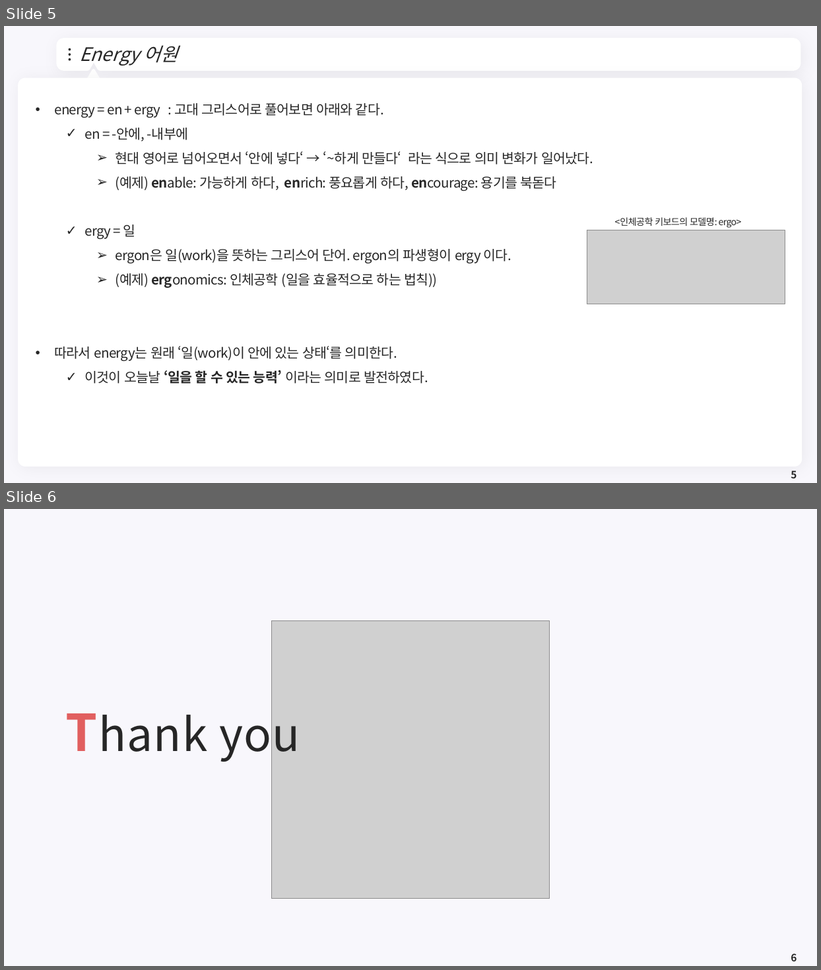
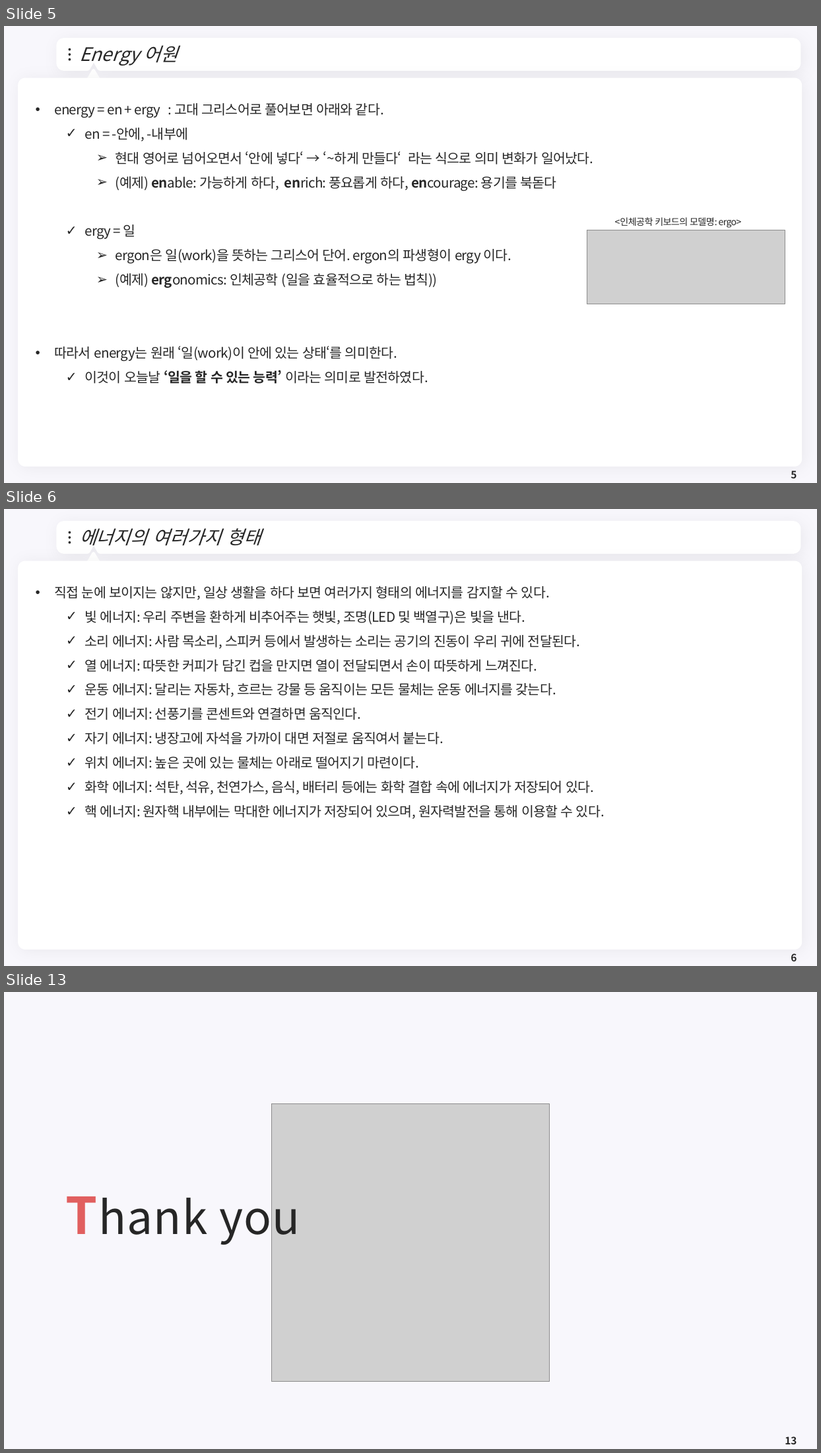
Before and after one commit to meandthey/Teaching, a slide deck: 에너지경제학/자원에너지경제학_Chapter_1.pptx. Shown one above the other, each under a label of ours: slides 5 and 6 before the commit, slides 5, 6 and 13 after it; the slides between them are not shown. The pictures are 821x970 and 821x1453 pixels, drawn with LibreOffice and Linux fonts; fonts in the diff are those of the drawing; grey boxes stand for pictures; background and template pictures are left out. Boxes give left, top, right and bottom in pixels: in the first picture for what was removed or moved away, otherwise in the second. Text is boxed around its words. In the diff, an @@ line names an element or a change of style, - is before the commit and + after.

```diff
--- a/에너지경제학/자원에너지경제학_Chapter_1.pptx
+++ b/에너지경제학/자원에너지경제학_Chapter_1.pptx
@@ slide 6 added at [4, 509, 817, 966], background #F8F7FC; not listed: 7 template elements that a slide beside it also shows @@
@@ title added at [79, 528, 261, 546], 22 pt, text #262626, italic @@
+에너지의 여러가지 형태
@@ text added at [54, 586, 605, 819], 16 pt, text #262626 @@
+• 직접 눈에 보이지는 않지만, 일상 생활을 하다 보면 여러가지 형태의 에너지를 감지할 수 있다.
+  ✓ 빛 에너지: 우리 주변을 환하게 비추어주는 햇빛, 조명(LED 및 백열구)은 빛을 낸다.
+  ✓ 소리 에너지: 사람 목소리, 스피커 등에서 발생하는 소리는 공기의 진동이 우리 귀에 전달된다.
+  ✓ 열 에너지: 따뜻한 커피가 담긴 컵을 만지면 열이 전달되면서 손이 따뜻하게 느껴진다.
+  ✓ 운동 에너지: 달리는 자동차, 흐르는 강물 등 움직이는 모든 물체는 운동 에너지를 갖는다.
+  ✓ 전기 에너지: 선풍기를 콘센트와 연결하면 움직인다.
+  ✓ 자기 에너지: 냉장고에 자석을 가까이 대면 저절로 움직여서 붙는다.
+  ✓ 위치 에너지: 높은 곳에 있는 물체는 아래로 떨어지기 마련이다.
+  ✓ 화학 에너지: 석탄, 석유, 천연가스, 음식, 배터리 등에는 화학 결합 속에 에너지가 저장되어 있다.
+  ✓ 핵 에너지: 원자핵 내부에는 막대한 에너지가 저장되어 있으며, 원자력발전을 통해 이용할 수 있다.
@@ page number added at [791, 954, 797, 962], 12 pt, text #262626, bold @@
+6
@@ what was slide 6 is now slide 13 @@
@@ page number at [785, 1437, 797, 1445]: text changed @@
-6
+13
```
Also in this commit, not shown: 6 other slides added, 1 other file.
